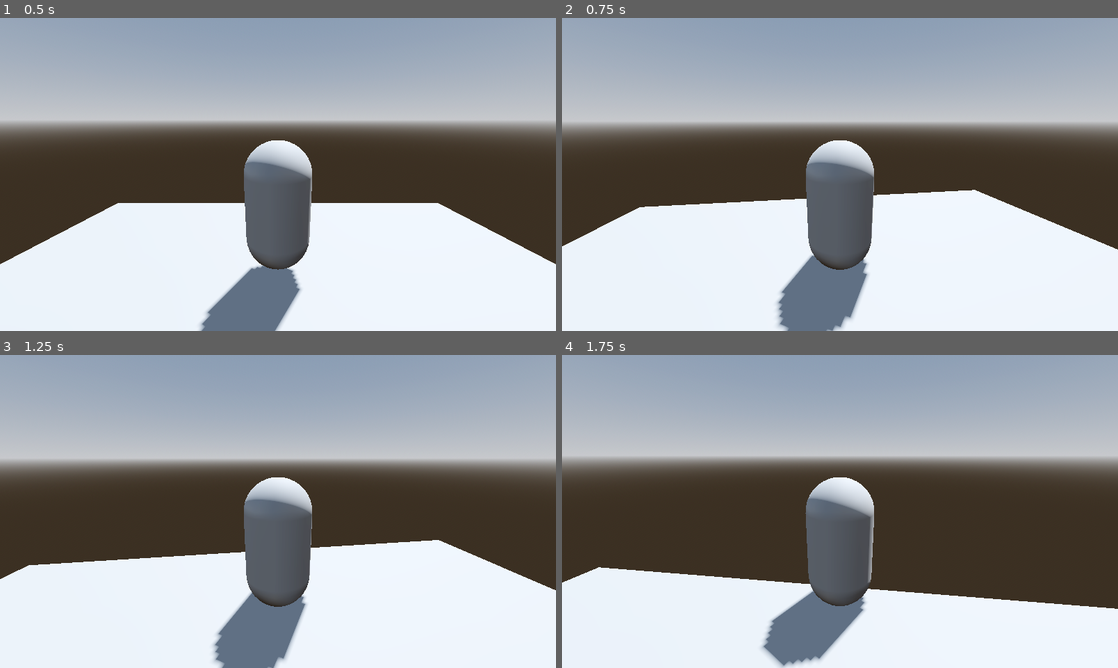
Above: before the commit, frames 1-4 (two rows, left to right).
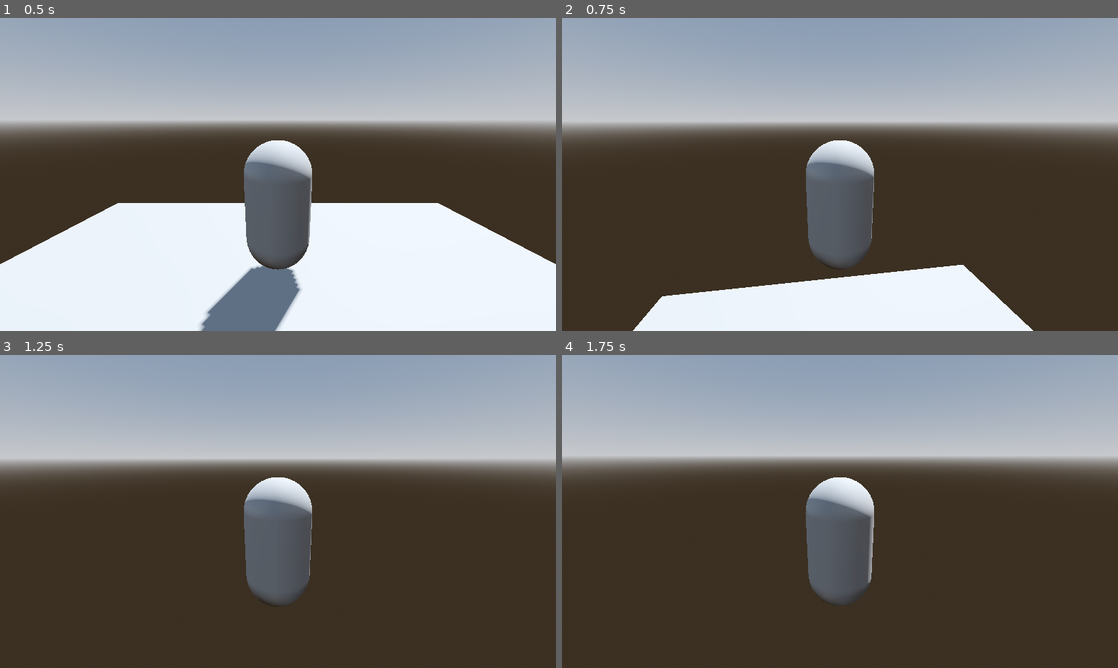
Above: after the commit, the same moments.

Repository: EnzoZirotti/Godot-Platformer
Game: Godot game, scene res://level.tscn
The game is run twice, just before and just after one commit, with the same random seed, the same clock (stepped at 60 frames per second) and the same inputs.
Inputs (mouse positions are in pixels of both pictures, inside the frame that each line leads up to):
- Up to frame 1 (0.5 s): no input
- Up to frame 2 (0.75 s): move the mouse to (867, 174) at 0.52 s; hold W (move_forward) from 0.53 s (still down); tap Space (Jump) at 0.6 s
- Up to frame 3 (1.25 s): keep holding W (move_forward); tap Space (Jump) at 0.77, 1.07 s
- Up to frame 4 (1.75 s): keep holding W (move_forward); move the mouse to (812, 511) at 1.27 s; tap Space (Jump) at 1.35, 1.52 s

Frame 1 is identical in both runs. In frame 2, 29% of the frame differs, in the area x 0-100%, y 54-100%; in frame 3, 34%, in the area x 0-100%, y 59-100%; in frame 4, 25%.

Commit message:
Adding final scripting to be able to jump

Diff:
--- a/Player.gd
+++ b/Player.gd
@@ -1,5 +1,4 @@
 extends RigidBody3D
-
 
 var mouse_sensitivity := 0.001
 var twist_input := 0.0
@@ -8,18 +7,18 @@
 @onready var twist_pivot := $TwistPivot
 @onready var pitch_pivot := $TwistPivot/PitchPivot
 
-
 # Called when the node enters the scene tree for the first time.
 func _ready():
-	Input.set_mouse_mode(Input.MOUSE_MODE_CAPTURED) # Replace with function body.
-
+	Input.set_mouse_mode(Input.MOUSE_MODE_CAPTURED)
 
 # Called every frame. 'delta' is the elapsed time since the previous frame.
 func _process(delta):
 	var input := Vector3.ZERO
-	input.x = Input.get_axis("move_left","move_right")
-	input.z = Input.get_axis("move_forward","move_back")
+	input.x = Input.get_axis("move_left", "move_right")
+	input.z = Input.get_axis("move_forward", "move_back")
 
+	if Input.is_action_just_pressed("Jump"):
+		input.y = 100.0# Set the vertical component to make the character jump
 
 	apply_central_force(twist_pivot.basis * input * 1200.0 * delta)
 
@@ -36,9 +35,8 @@
 	twist_input = 0.0
 	pitch_input = 0.0
 
-
 func _unhandled_input(event: InputEvent) -> void:
 	if event is InputEventMouseMotion:
 		if Input.get_mouse_mode() == Input.MOUSE_MODE_CAPTURED:
-			twist_input = - event.relative.x * mouse_sensitivity
-			pitch_input = - event.relative.y * mouse_sensitivity
+			twist_input = -event.relative.x * mouse_sensitivity
+			pitch_input = -event.relative.y * mouse_sensitivity
